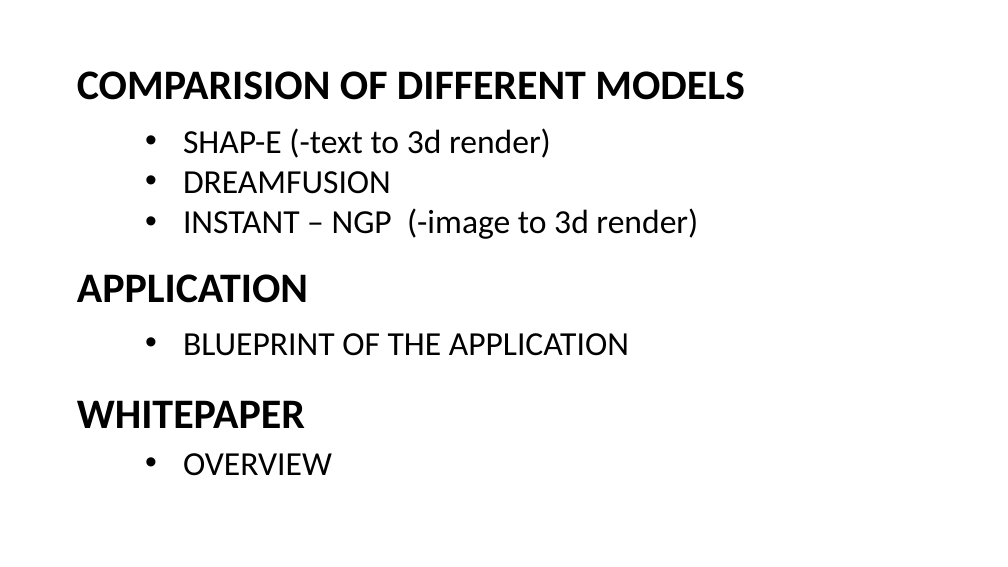
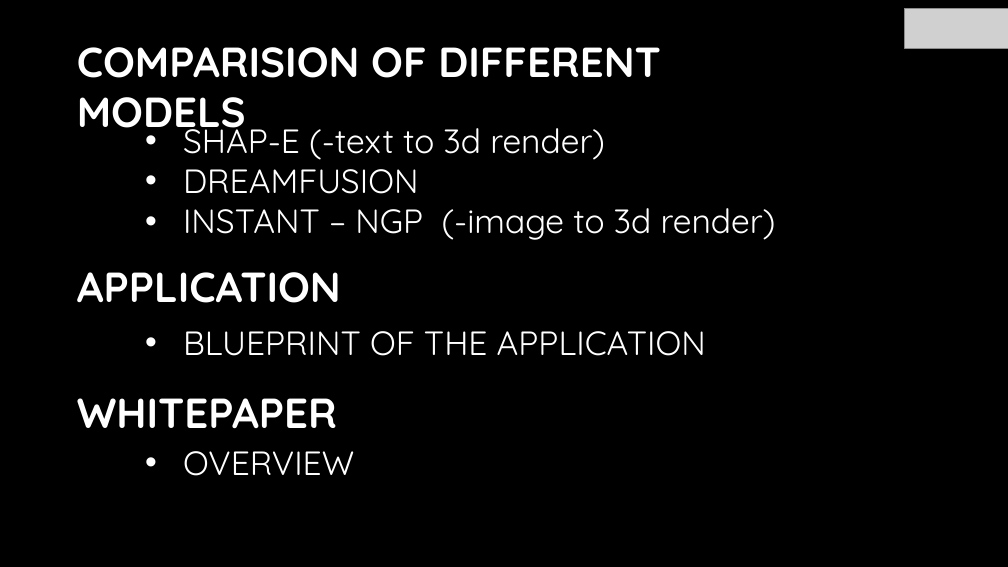
Before and after one commit to ramprasad-bharadwaj/PRISM-NeRF-Project, a slide deck: slide 4 of NeRF GenAI Rendered Models.pptx. Drawn at 1008x567 pixels with LibreOffice and Linux fonts; fonts in the diff are those of the drawing; grey boxes stand for pictures; background and template pictures are left out. Boxes give left, top, right and bottom in pixels: in the first picture for what was removed or moved away, otherwise in the second. Text is boxed around its words. In the diff, an @@ line names an element or a change of style, - is before the commit and + after.

```diff
--- a/NeRF GenAI Rendered Models.pptx
+++ b/NeRF GenAI Rendered Models.pptx
@@ background #FFFFFF to picture (left out) @@
@@ picture added at [905,8,1008,48] @@
@@ title "COMPARISION OF DIFFERENT MODELS" at [77,47,661,138]: font Calibri to Quicksand, text colour #000000 to gradient #FFFFFF to #A6A6A6; line spacing 0.9 to 1 @@
@@ font Calibri to Quicksand, text colour #000000 to #FFFFFF in 5 elements at [77,272,341,303], [183,331,706,356], [77,398,337,429], [183,451,354,476], [183,118,776,240] @@
```
Also in this commit, not shown: 12 other slides changed, 1 other file.
